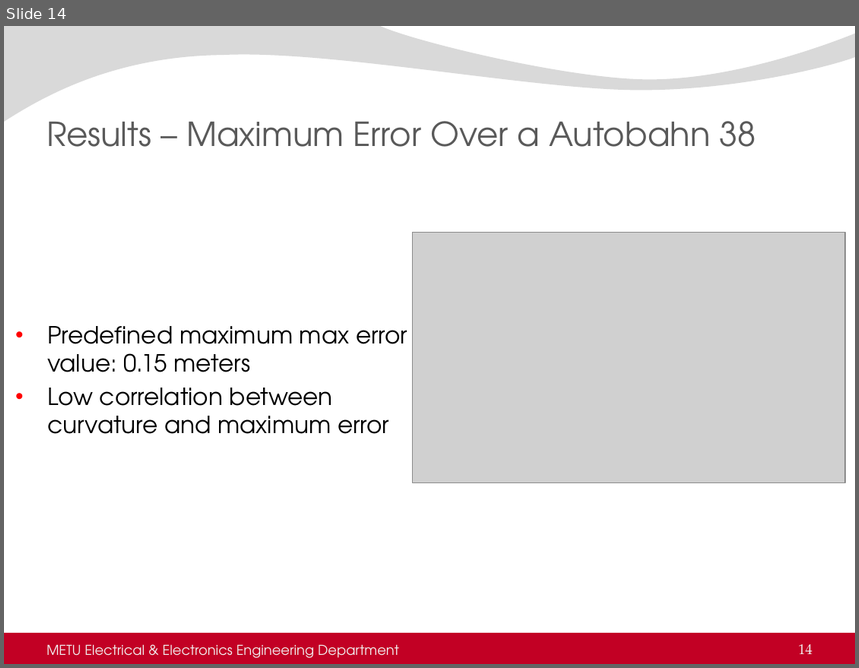
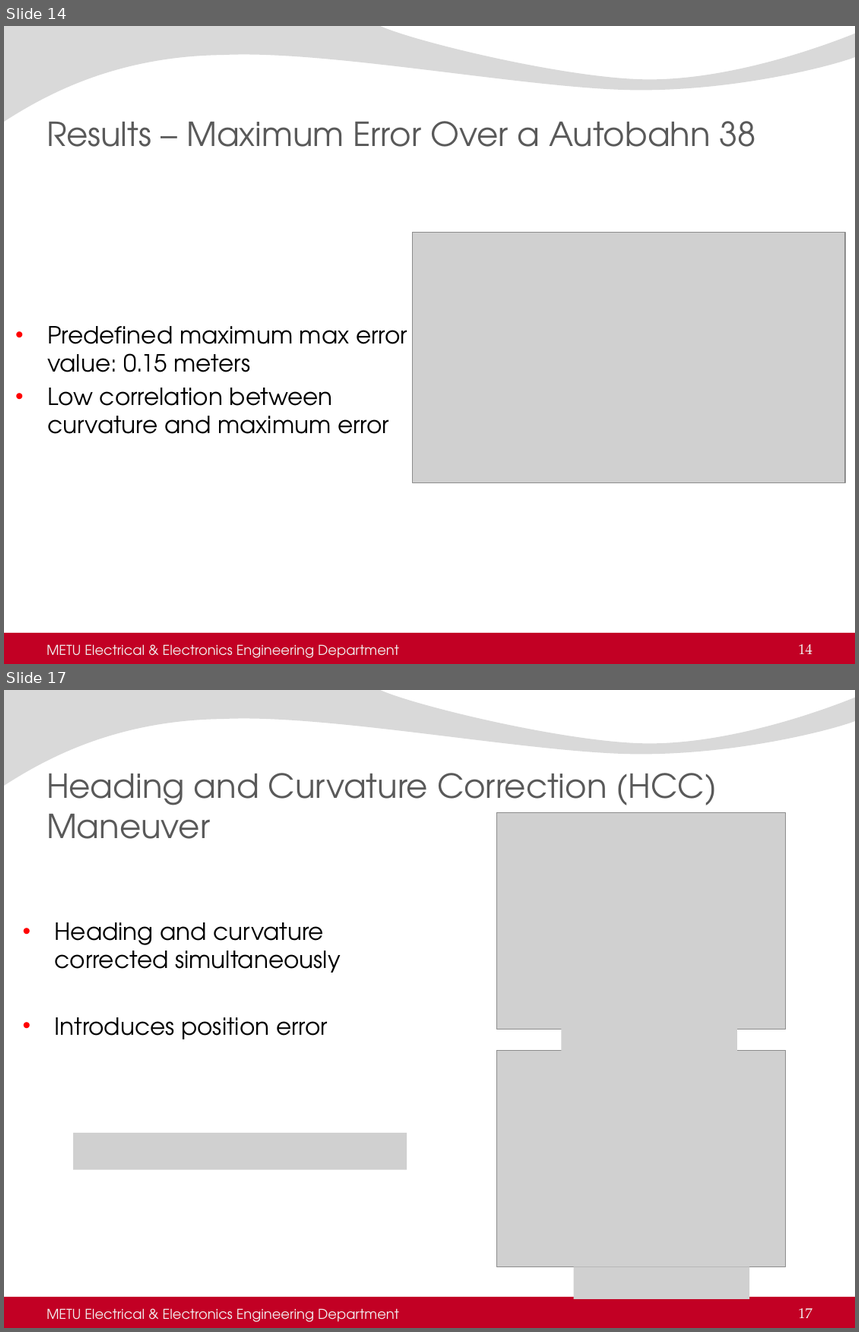
Before and after one commit to AtakanQ/thesis, a slide deck: thesisDefense.pptx. Shown one above the other, each under a label of ours: slide 14 before the commit, slides 14 and 17 after it; the slides between them are not shown. The pictures are 859x668 and 859x1332 pixels, drawn with LibreOffice and Linux fonts; fonts in the diff are those of the drawing; grey boxes stand for pictures; background and template pictures are left out. Boxes give left, top, right and bottom in pixels: in the first picture for what was removed or moved away, otherwise in the second. Text is boxed around its words. In the diff, an @@ line names an element or a change of style, - is before the commit and + after.

Commit message:
Presentation updated
Presentation updated, outline updated and pictures are updated.

```diff
--- a/thesisDefense.pptx
+++ b/thesisDefense.pptx
@@ slide 17 added at box(4, 690, 855, 1328), background picture (left out); not listed: 2 template elements that a slide beside it also shows @@
@@ title added at box(47, 773, 717, 839), 28 pt, text #595959 @@
+Heading and Curvature Correction (HCC) Maneuver
@@ picture added at box(496, 812, 786, 1030) @@
@@ text added at box(55, 923, 340, 1040), 20 pt, text #000000 @@
+• Heading and curvature corrected simultaneously
+• Introduces position error
@@ picture added at box(562, 1025, 737, 1058) @@
@@ picture added at box(496, 1050, 786, 1267) @@
@@ picture added at box(74, 1132, 408, 1170) @@
@@ picture added at box(573, 1267, 750, 1300) @@
@@ text added at box(47, 1309, 399, 1322), 11.5 pt, text #F2F2F2 @@
+METU Electrical & Electronics Engineering Department
@@ page number added at box(798, 1309, 813, 1319), 12 pt, text #F2F2F2 @@
+17
```
Also in this commit, not shown: 4 slides changed, 10 other slides added, 4 other files.
